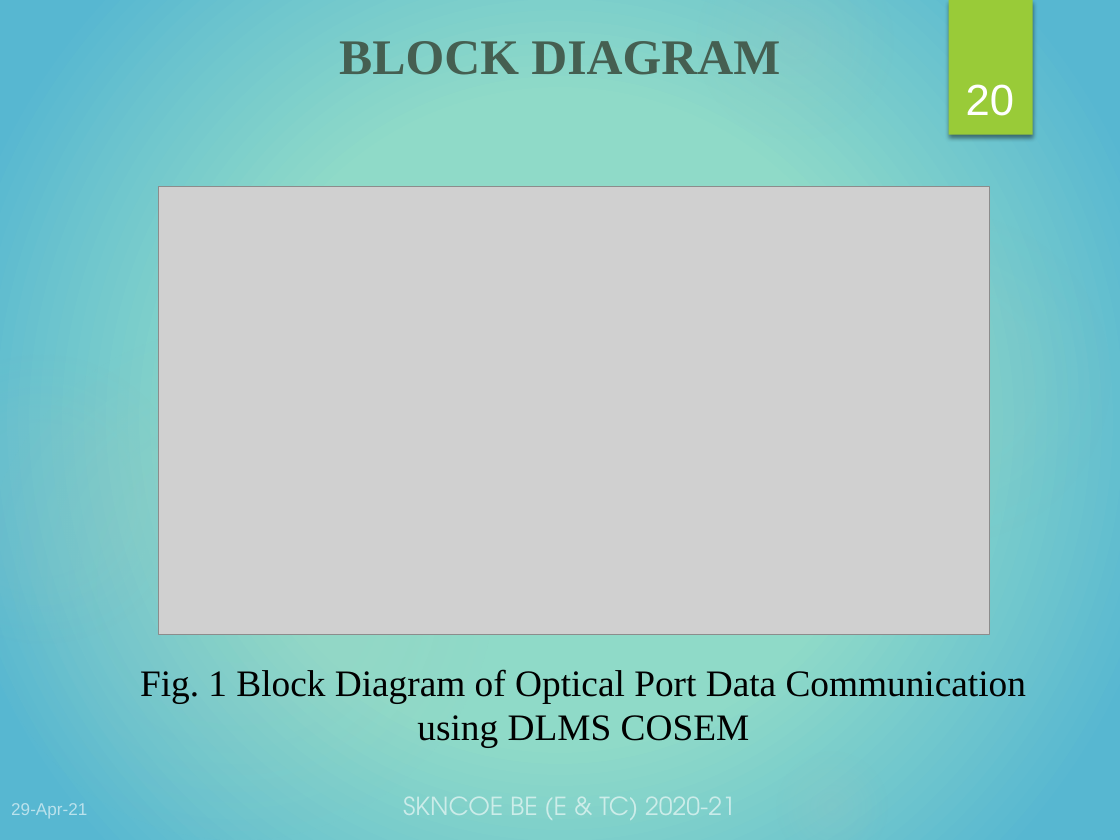
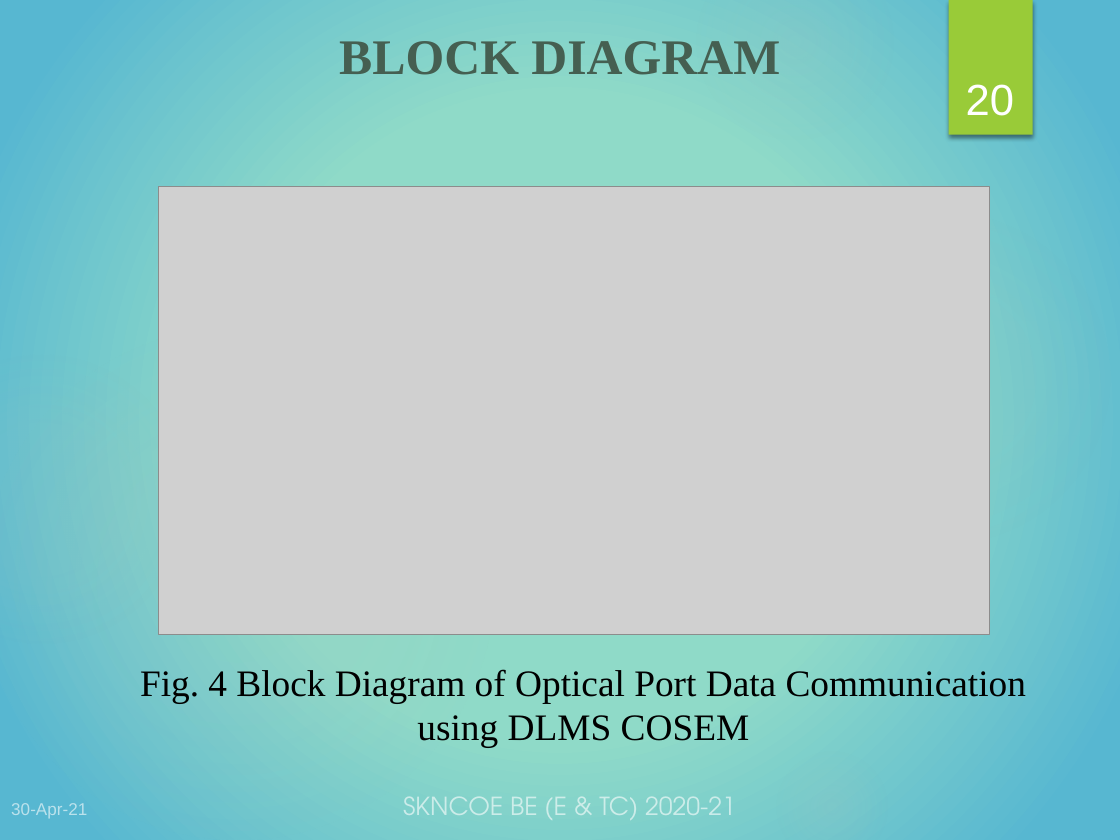
Before and after one commit to WorkWithSoham/Optical_Port_Data_Communication, a slide deck: slide 20 of FINAL OpticalPort-DataCommunication.pptx. Drawn at 1120x840 pixels with LibreOffice and Linux fonts; fonts in the diff are those of the drawing; grey boxes stand for pictures. Boxes give left, top, right and bottom in pixels: in the first picture for what was removed or moved away, otherwise in the second. Text is boxed around its words. In the diff, an @@ line names an element or a change of style, - is before the commit and + after.

```diff
--- a/FINAL OpticalPort-DataCommunication.pptx
+++ b/FINAL OpticalPort-DataCommunication.pptx
@@ text at bbox=[140, 669, 1026, 748]: text changed @@
-Fig. 1 Block Diagram of Optical Port Data Communication using DLMS COSEM
+Fig. 4 Block Diagram of Optical Port Data Communication using DLMS COSEM
@@ text at bbox=[11, 803, 87, 819]: text changed @@
-29-Apr-21
+30-Apr-21
```
Also in this commit, not shown: 29 other slides changed.
